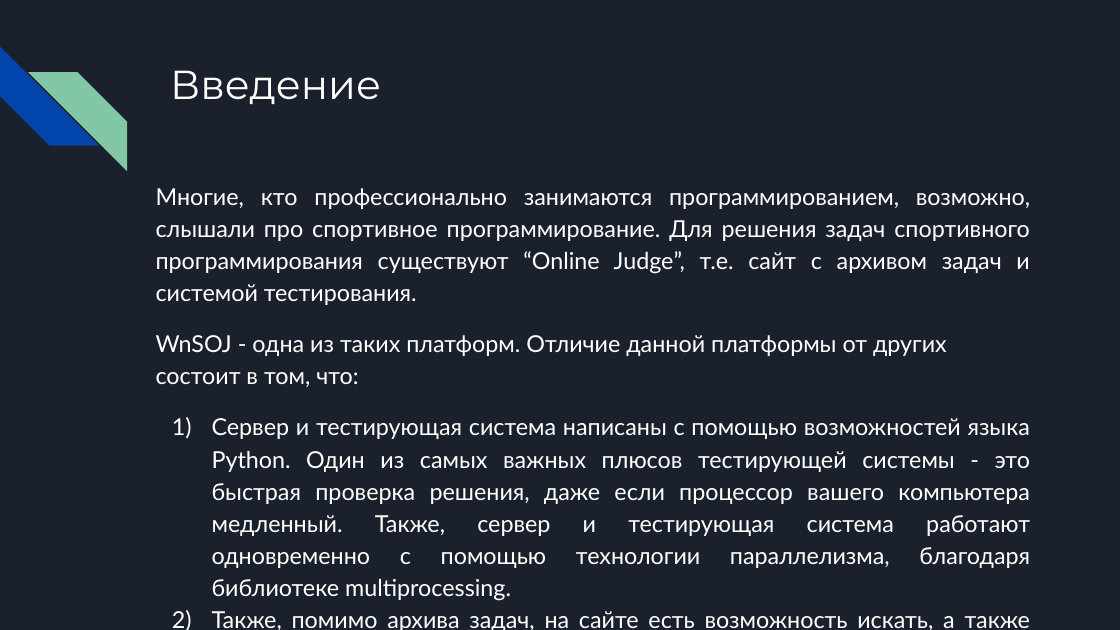
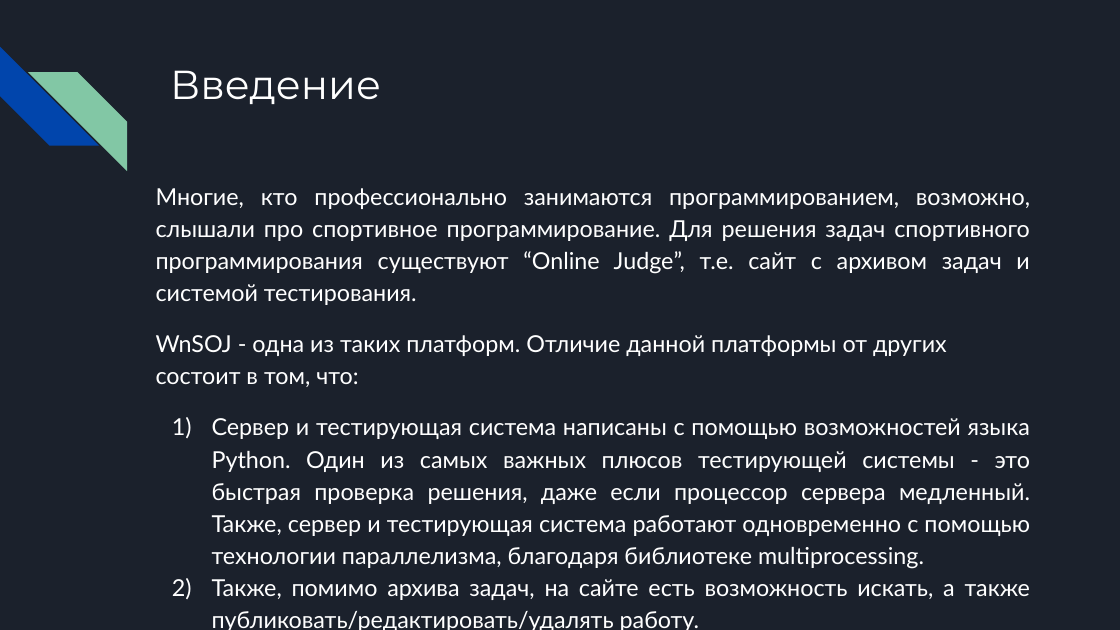
Before and after one commit to spike1236/WnSOJ, a slide deck: slide 2 of presentation_ru.pptx. Drawn at 1120x630 pixels with LibreOffice and Linux fonts; fonts in the diff are those of the drawing. Boxes give left, top, right and bottom in pixels: in the first picture for what was removed or moved away, otherwise in the second. Text is boxed around its words. In the diff, an @@ line names an element or a change of style, - is before the commit and + after.

```diff
--- a/presentation_ru.pptx
+++ b/presentation_ru.pptx
@@ text at (212, 418, 1030, 569): text changed @@
-1) Сервер и тестирующая система написаны с помощью возможностей языка Python. Один из самых важных плюсов тестирующей системы - это быстрая проверка решения, даже если процессор вашего компьютера медленный. Также, сервер и тестирующая система работают одновременно с помощью технологии параллелизма, благодаря библиотеке multiprocessing.
+1) Сервер и тестирующая система написаны с помощью возможностей языка Python. Один из самых важных плюсов тестирующей системы - это быстрая проверка решения, даже если процессор сервера медленный. Также, сервер и тестирующая система работают одновременно с помощью технологии параллелизма, благодаря библиотеке multiprocessing.
```
Also in this commit, not shown: 2 other slides changed, 3 other files.
